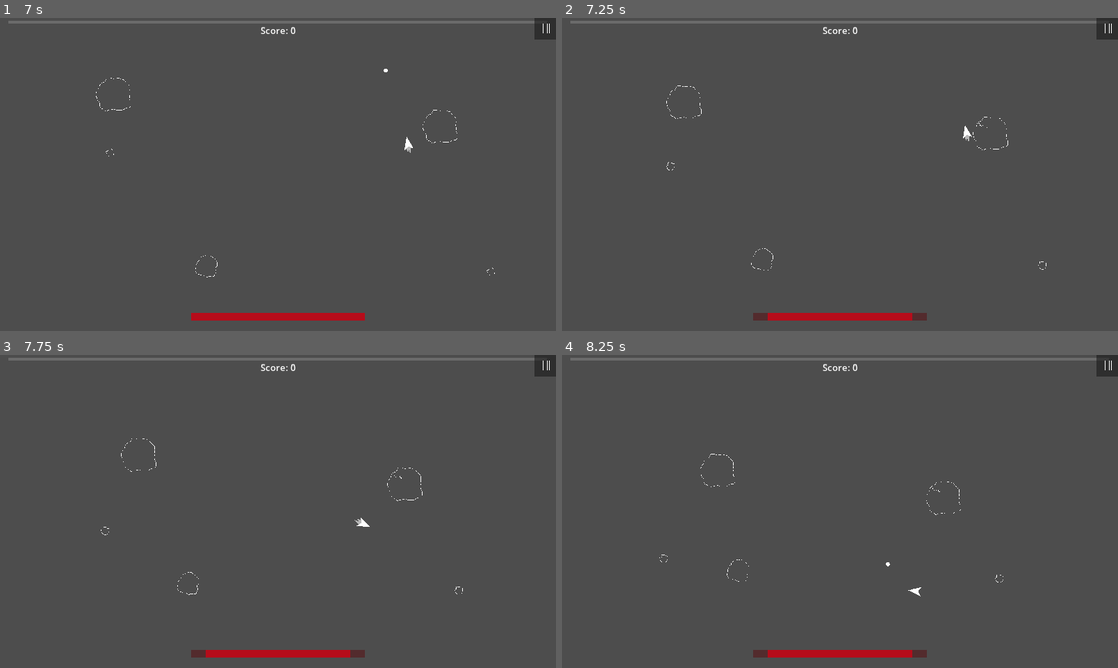
Above: before the commit, frames 1-4 (two rows, left to right).
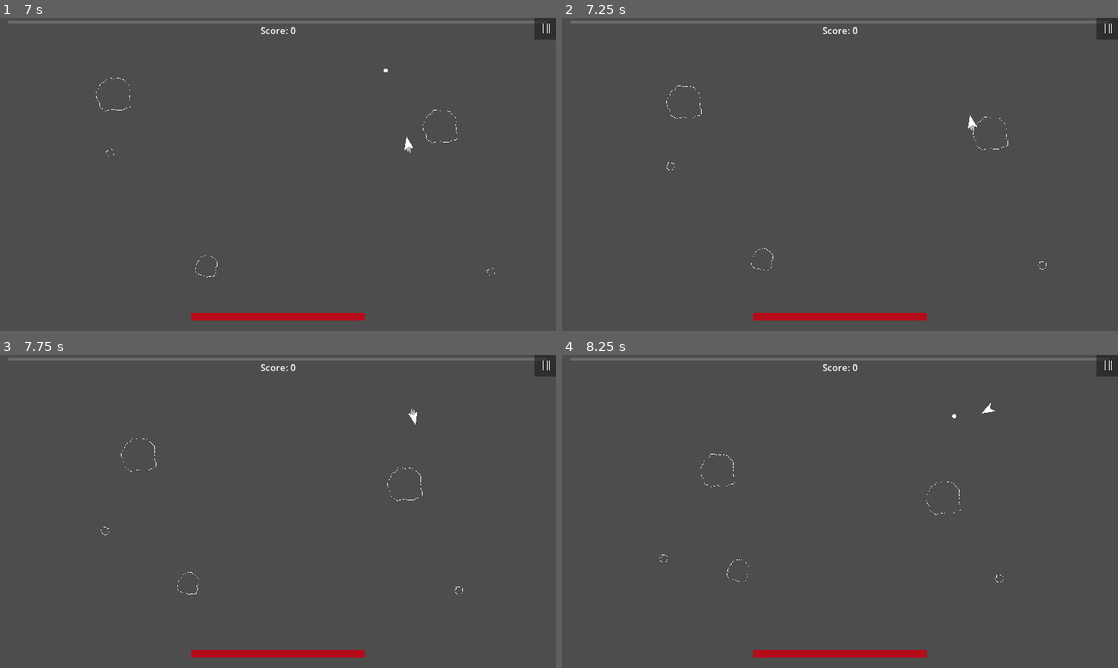
Above: after the commit, the same moments.

Repository: CoilSeb/AsteroidsPersonal
Game: Godot game, scene res://Scenes/Screens/Start Screen/StartScreen.tscn
Same seed, same stepped clock (60 frames per second), same inputs: the game is played once before the commit and once after it.
Inputs (mouse positions are in pixels of both pictures, inside the frame that each line leads up to):
- Up to frame 1 (7 s): click "Start Game" at 0.5 s; click "Start Game" at 1.25 s; click (544, 27) at 2 s; click "Restart Game" at 2.75 s; tap Enter at 3.5 s; move the mouse to (400, 158) at 3.52 s; press the mouse at (400, 158) at 3.53 s; hold D (rotate_right) 3.53-4.28 s; move the mouse to (166, 190) at 4.27 s; release the mouse at (166, 190) at 4.28 s; hold S (move_backward) 4.28-5.03 s; right-click (166, 190) at 4.35 s; move the mouse to (333, 105) at 5.02 s; hold D (rotate_right) 5.03-5.75 s; tap R (reroll) at 5.1 s; click "[center]Upgrade the velocity …" at 5.75 s; move the mouse to (250, 237) at 6.52 s; hold W (move_forward) from 6.53 s (still down); tap Space (shoot) at 6.6 s
- Up to frame 2 (7.25 s): keep holding W (move_forward)
- Up to frame 3 (7.75 s): move the mouse to (444, 558) at 7.27 s; release W (move_forward) at 7.28 s; press the mouse at (444, 558) at 7.28 s; hold A (rotate_left) from 7.28 s (still down)
- Up to frame 4 (8.25 s): keep holding A (rotate_left); move the mouse to (673, 464) at 8.02 s; release the mouse at (673, 464) at 8.03 s; right-click (673, 464) at 8.1 s

Frame 1 is identical in both runs. In frame 2, 0.2% of the frame differs, in the area x 34-77%, y 31-97%; in frame 3, 0.2%; in frame 4, 0.2%.

Commit message:
Update asteroid group and add shard asteroid scene

Diff:
--- a/Scenes/Asteroids/Big Asteroid/Big_Asteroid.gd
+++ b/Scenes/Asteroids/Big Asteroid/Big_Asteroid.gd
@@ -20,7 +20,7 @@
 func _ready():
 	screen_size = get_viewport_rect().size
 	set_random_direction_and_speed()
-	add_to_group("Big_Asteroid")
+	add_to_group("Shard_Asteroid")
 	old_position = position
 
 
--- /dev/null
+++ b/Scenes/Asteroids/Shard Asteroid/Shard_Asteroid.tscn
@@ -0,0 +1,41 @@
+[gd_scene load_steps=7 format=3 uid="uid://w4mbcvw1yd4b"]
+
+[ext_resource type="Script" path="res://Scenes/Asteroids/Big Asteroid/Big_Asteroid.gd" id="1_ui1pm"]
+[ext_resource type="Texture2D" uid="uid://diia43eytv2d" path="res://Sprites/Asteroids/Big_Asteroid-1.png.png" id="2_sywf3"]
+[ext_resource type="Texture2D" uid="uid://cf4ytmn00xnyf" path="res://Sprites/Asteroids/Big_Crack1-1.png.png" id="3_ptmk5"]
+[ext_resource type="Texture2D" uid="uid://ce4j7lrf3lvas" path="res://Sprites/Asteroids/Big_Crack2-2.png.png" id="4_s8nof"]
+[ext_resource type="Texture2D" uid="uid://cs4hs8gfxfsa6" path="res://Sprites/Asteroids/Big_Crack3-3.png.png" id="5_dqvit"]
+[ext_resource type="Texture2D" uid="uid://cbo0cofmvltld" path="res://Sprites/Asteroids/Big_Crack4-4.png.png" id="6_k82v7"]
+
+[node name="Shard_Asteroid" type="Area2D" groups=["Enemy"]]
+collision_layer = 4
+collision_mask = 2
+script = ExtResource("1_ui1pm")
+
+[node name="Sprite2D" type="Sprite2D" parent="."]
+texture_filter = 1
+texture = ExtResource("2_sywf3")
+
+[node name="Crack1" type="Sprite2D" parent="Sprite2D"]
+visible = false
+texture_filter = 1
+texture = ExtResource("3_ptmk5")
+
+[node name="Crack2" type="Sprite2D" parent="Sprite2D"]
+visible = false
+texture_filter = 1
+texture = ExtResource("4_s8nof")
+
+[node name="Crack3" type="Sprite2D" parent="Sprite2D"]
+visible = false
+texture_filter = 1
+texture = ExtResource("5_dqvit")
+
+[node name="Crack4" type="Sprite2D" parent="Sprite2D"]
+visible = false
+texture_filter = 1
+texture = ExtResource("6_k82v7")
+
+[node name="CollisionPolygon2D" type="CollisionPolygon2D" parent="."]
+visible = false
+polygon = PackedVector2Array(-24, -57, -11, -57, 0, -54, 17, -57, 33, -52, 42, -41, 54, -30, 54, -8, 53, -5, 55, 2, 55, 11, 53, 17, 59, 25, 58, 40, 53, 45, 44, 46, 30, 53, 8, 53, -1, 50, -14, 52, -26, 56, -34, 50, -44, 45, -47, 39, -47, 30, -56, 18, -59, 4, -59, -6, -48, -25, -45, -35, -38, -42, -32, -42, -27, -49)
